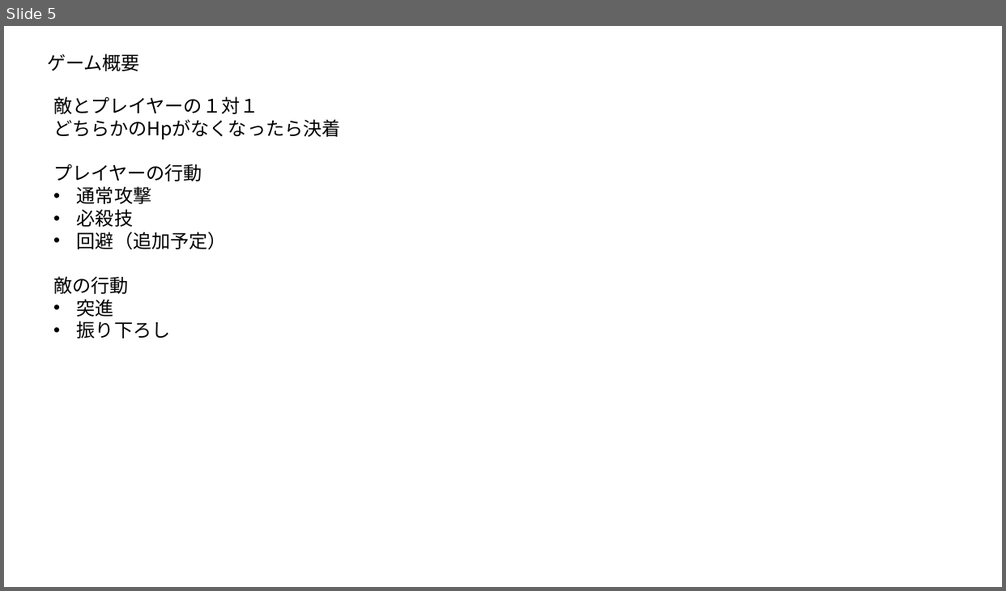
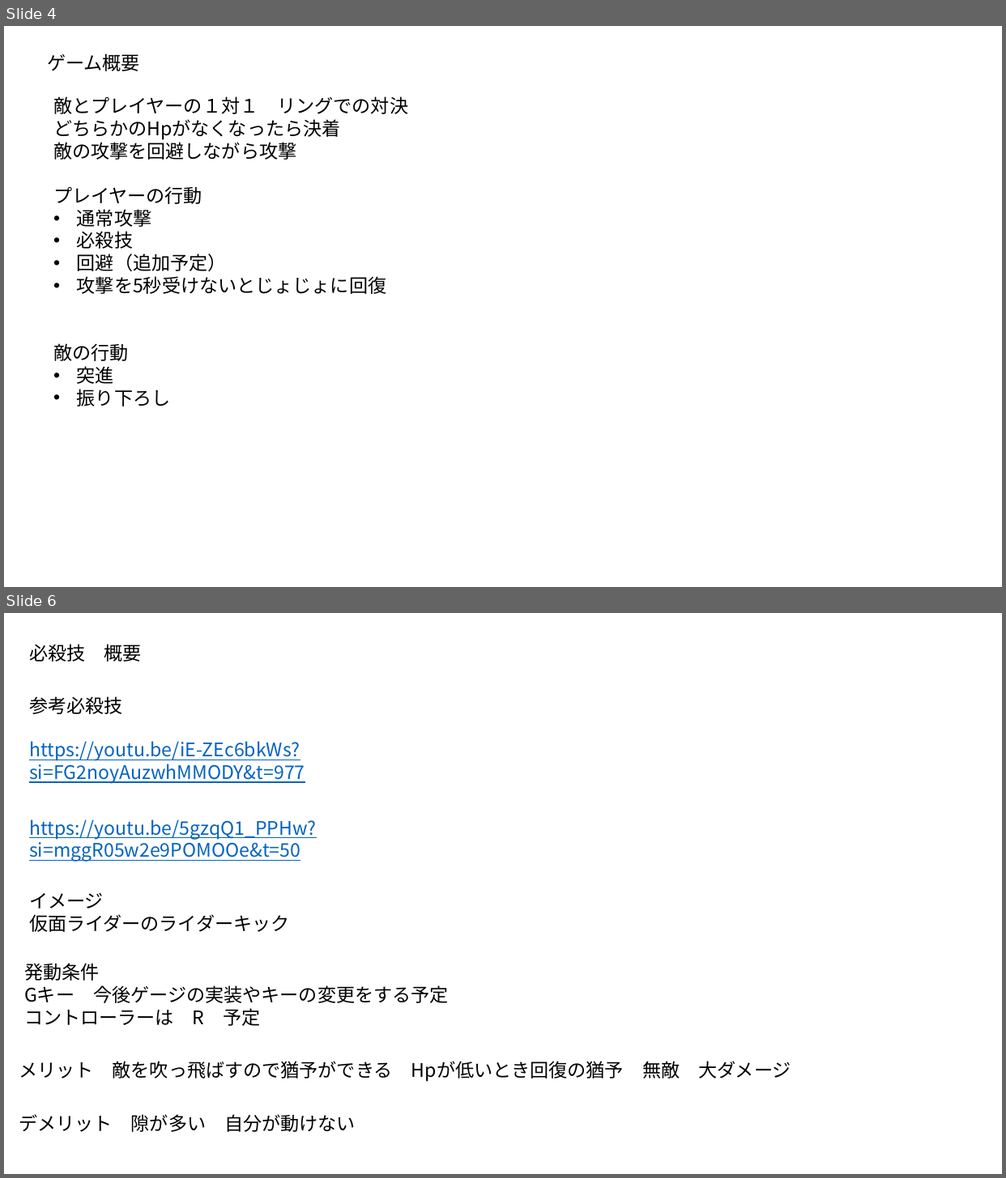
Before and after one commit to ryo-cpu/Camera, a slide deck: 概要書.pptx. Shown one above the other, each under a label of ours: slide 5 before the commit, slides 4 and 6 after it; the slides between them are not shown. The pictures are 1006x591 and 1006x1178 pixels, drawn with LibreOffice and Linux fonts; fonts in the diff are those of the drawing. Boxes give left, top, right and bottom in pixels: in the first picture for what was removed or moved away, otherwise in the second. Text is boxed around its words. In the diff, an @@ line names an element or a change of style, - is before the commit and + after.

Commit message:
概要書変更

```diff
--- a/概要書.pptx
+++ b/概要書.pptx
@@ slide 6 added at bbox=[4, 613, 1002, 1174], background #FFFFFF @@
@@ text added at bbox=[29, 644, 142, 662], 18 pt, text #000000 @@
+必殺技 概要
@@ text added at bbox=[29, 696, 122, 714], 18 pt, text #000000 @@
+参考必殺技
@@ text added at bbox=[29, 741, 305, 784], 18 pt, text #0563C1, underline @@
+https://youtu.be/iE-ZEc6bkWs?si=FG2noyAuzwhMMODY&t=977
@@ text added at bbox=[29, 820, 317, 862], 18 pt, text #0563C1, underline @@
+https://youtu.be/5gzqQ1_PPHw?si=mggR05w2e9POMOOe&t=50
@@ text added at bbox=[29, 892, 290, 932], 18 pt, text #000000 @@
+イメージ
+仮面ライダーのライダーキック
@@ text added at bbox=[24, 963, 448, 1026], 18 pt, text #000000 @@
+発動条件
+Gキー 今後ゲージの実装やキーの変更をする予定
+コントローラーは R 予定
@@ text added at bbox=[19, 1061, 791, 1082], 18 pt, text #000000 @@
+メリット 敵を吹っ飛ばすので猶予ができる Hpが低いとき回復の猶予 無敵 大ダメージ
@@ text added at bbox=[19, 1114, 356, 1132], 18 pt, text #000000 @@
+デメリット 隙が多い 自分が動けない
@@ what was slide 5 is now slide 4 @@
@@ slide 4 changed as well @@
@@ text at bbox=[53, 96, 408, 114]: text changed @@
-敵とプレイヤーの１対１
+敵とプレイヤーの１対１ リングでの対決
@@ text at bbox=[53, 139, 296, 160]: paragraph added @@
+敵の攻撃を回避しながら攻撃
@@ text at bbox=[77, 276, 386, 294]: paragraph added @@
+• 攻撃を5秒受けないとじょじょに回復
```
Also in this commit, not shown: 4 other slides changed, 3 slides removed, 6 other files.
